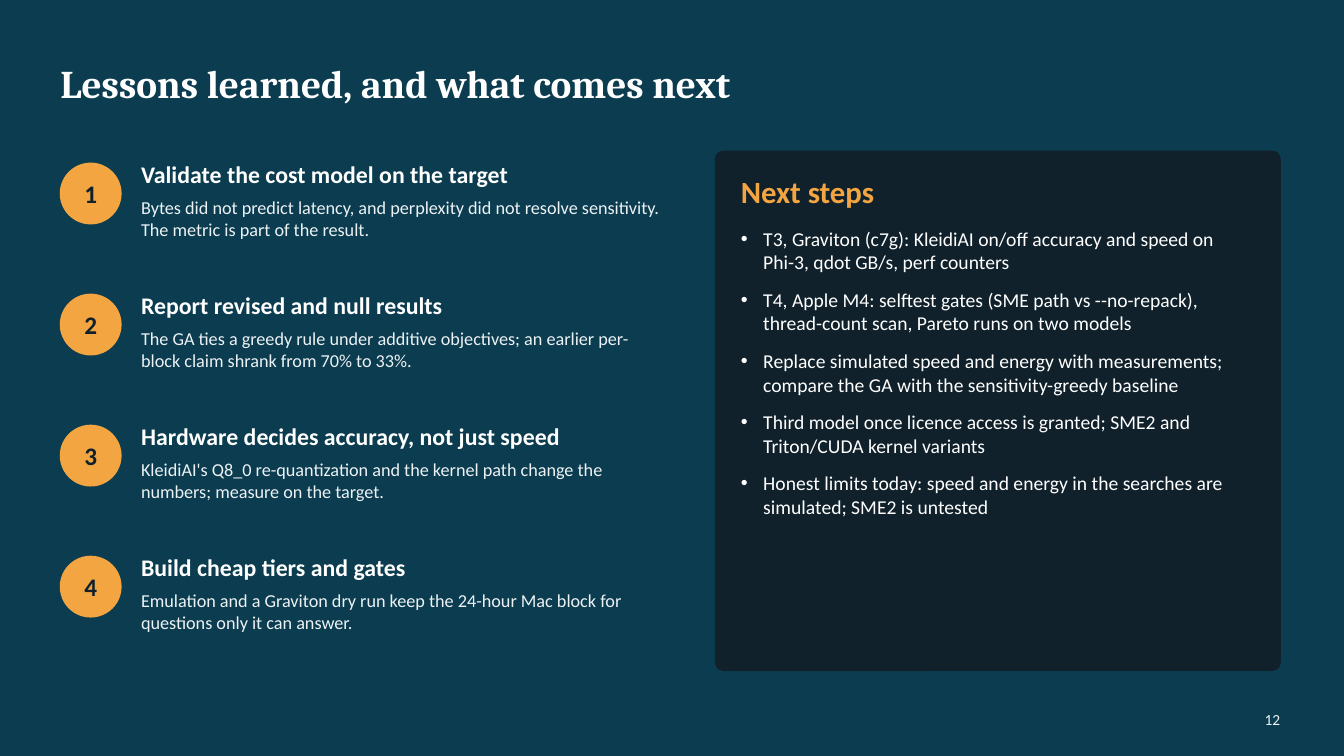
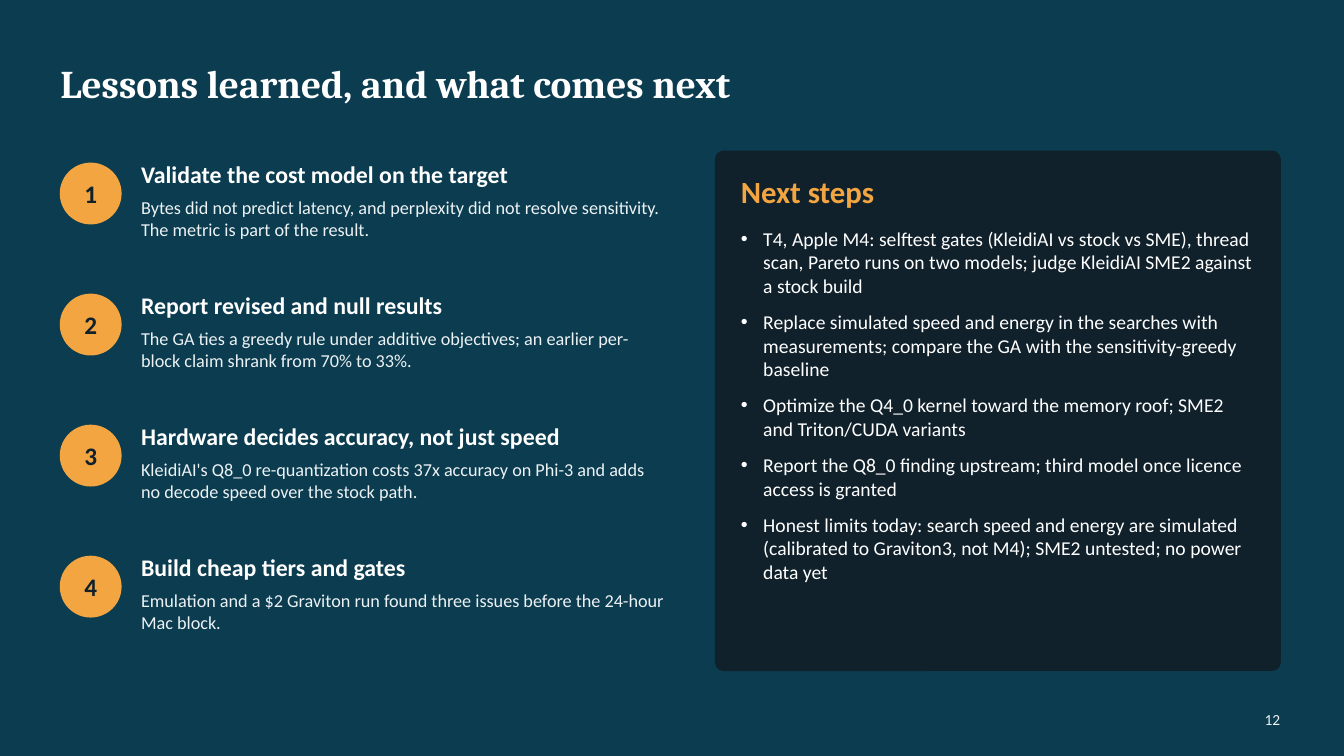
Before and after one commit to npwa/Evol_inference, a slide deck: slide 12 of presentation/Evol_inference_mac-m4.pptx. Drawn at 1344x756 pixels with LibreOffice and Linux fonts; fonts in the diff are those of the drawing. Boxes give left, top, right and bottom in pixels: in the first picture for what was removed or moved away, otherwise in the second. Text is boxed around its words. In the diff, an @@ line names an element or a change of style, - is before the commit and + after.

```diff
--- a/presentation/Evol_inference_mac-m4.pptx
+++ b/presentation/Evol_inference_mac-m4.pptx
@@ text at [763,232,1252,582]: text changed @@
-• T3, Graviton (c7g): KleidiAI on/off accuracy and speed on Phi-3, qdot GB/s, perf counters
-• T4, Apple M4: selftest gates (SME path vs --no-repack), thread-count scan, Pareto runs on two models
-• Replace simulated speed and energy with measurements; compare the GA with the sensitivity-greedy baseline
-• Third model once licence access is granted; SME2 and Triton/CUDA kernel variants
-• Honest limits today: speed and energy in the searches are simulated; SME2 is untested
+• T4, Apple M4: selftest gates (KleidiAI vs stock vs SME), thread scan, Pareto runs on two models; judge KleidiAI SME2 against a stock build
+• Replace simulated speed and energy in the searches with measurements; compare the GA with the sensitivity-greedy baseline
+• Optimize the Q4_0 kernel toward the memory roof; SME2 and Triton/CUDA variants
+• Report the Q8_0 finding upstream; third model once licence access is granted
+• Honest limits today: search speed and energy are simulated (calibrated to Graviton3, not M4); SME2 untested; no power data yet
@@ text at [141,463,644,501]: text changed @@
-KleidiAI's Q8_0 re-quantization and the kernel path change the numbers; measure on the target.
+KleidiAI's Q8_0 re-quantization costs 37x accuracy on Phi-3 and adds no decode speed over the stock path.
@@ text at [141,594,664,629]: text changed @@
-Emulation and a Graviton dry run keep the 24-hour Mac block for questions only it can answer.
+Emulation and a $2 Graviton run found three issues before the 24-hour Mac block.
```
Also in this commit, not shown: 5 other slides changed, 3 other files.
